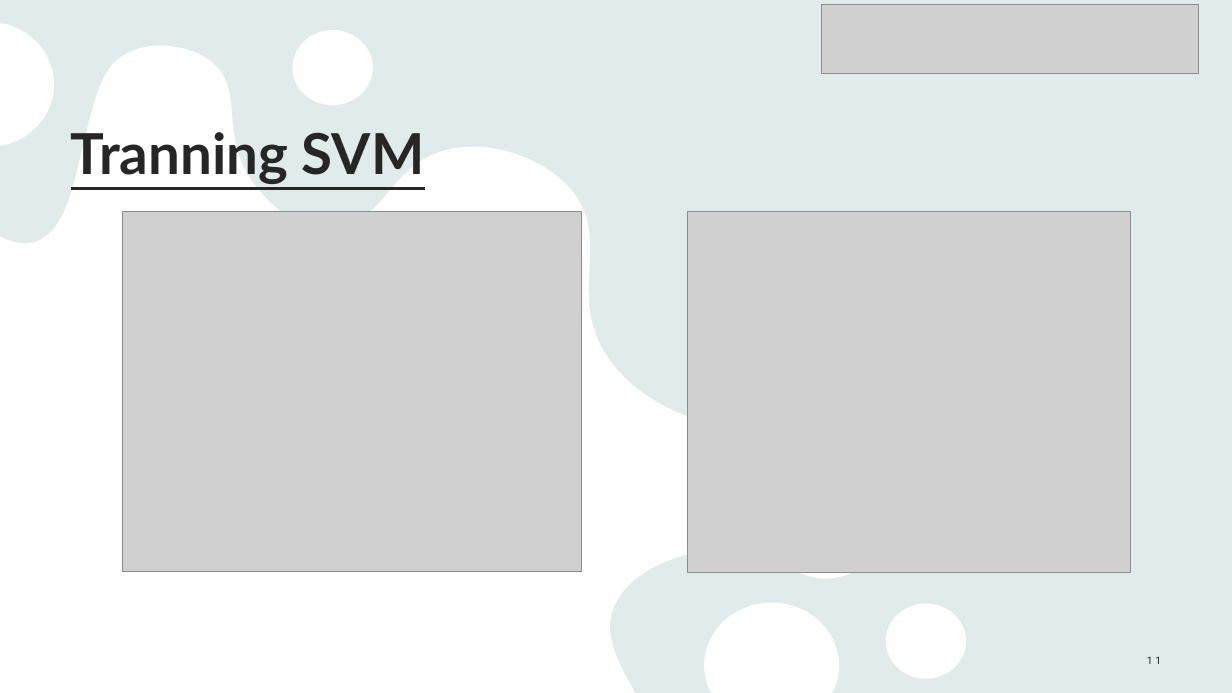
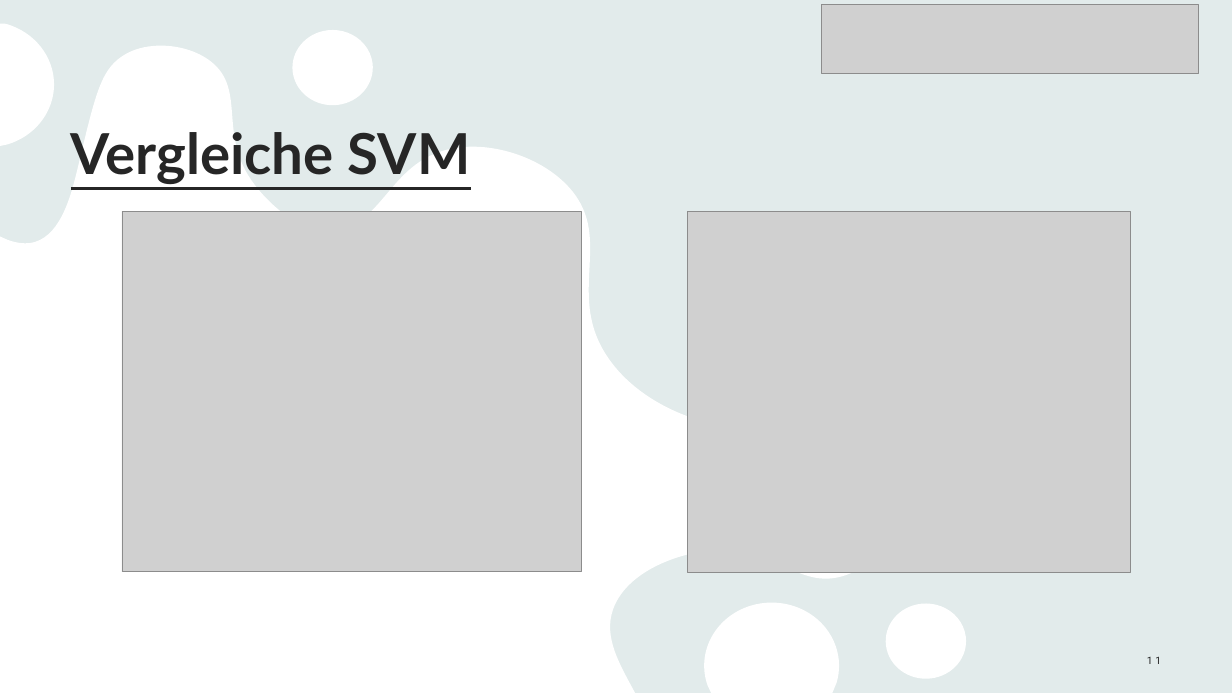
Before and after one commit to Linelle-7/Sprecherkennung-Deep-Learning-, a slide deck: slide 11 of 2025-02-12_Voice_Recognition_FinalPresentation.pptx. Drawn at 1232x693 pixels with LibreOffice and Linux fonts; fonts in the diff are those of the drawing; grey boxes stand for pictures. Boxes give left, top, right and bottom in pixels: in the first picture for what was removed or moved away, otherwise in the second. Text is boxed around its words. In the diff, an @@ line names an element or a change of style, - is before the commit and + after.

```diff
--- a/2025-02-12_Voice_Recognition_FinalPresentation.pptx
+++ b/2025-02-12_Voice_Recognition_FinalPresentation.pptx
@@ title at (x1=71, y1=132, x2=471, y2=184): text changed @@
-Tranning SVM
+Vergleiche SVM
```
Also in this commit, not shown: 3 other slides changed, 3 slides added, 1 slide removed, 7 other files.
